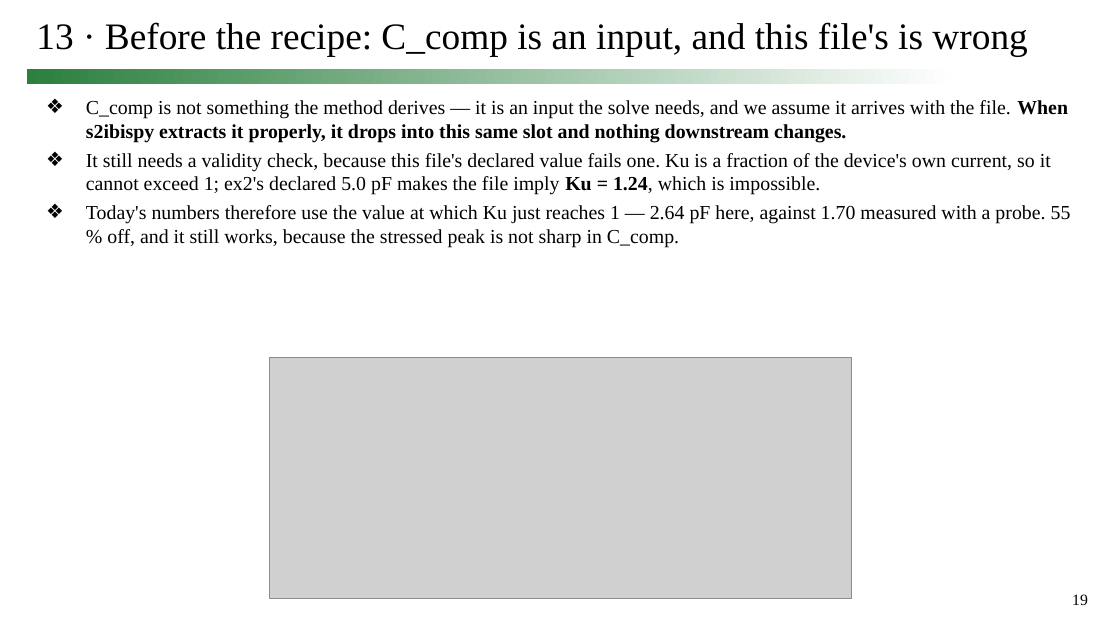
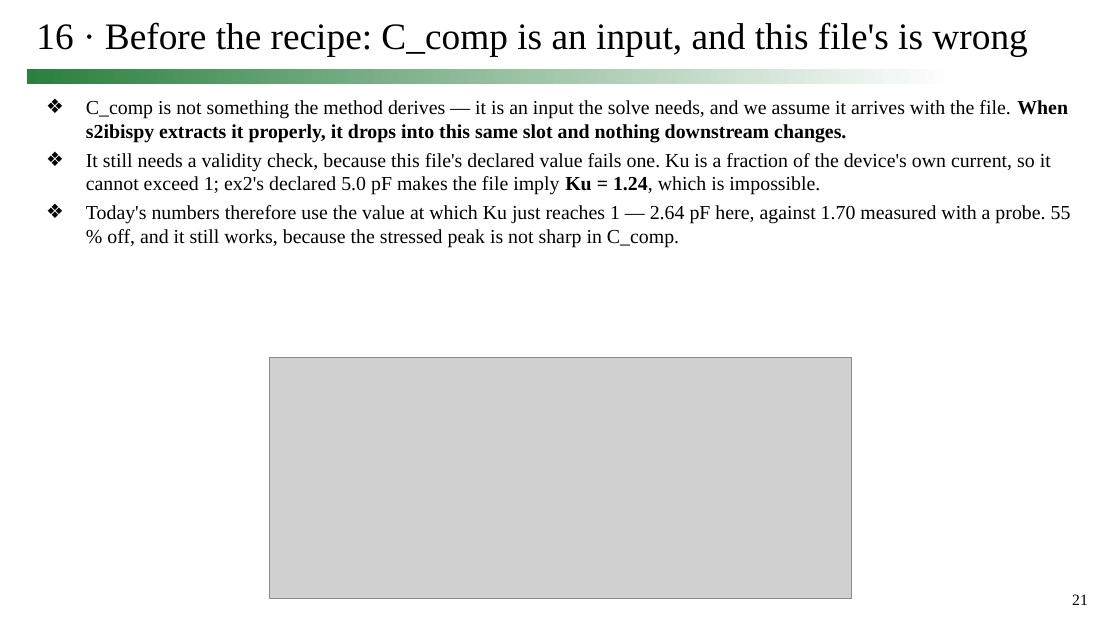
Before and after one commit to simon9721/ibis_comparison, a slide deck: slide 21 of results/meeting_deck_2026-09-24/0924_track1_story.pptx (slide 19 before the commit). Drawn at 1120x630 pixels with LibreOffice and Linux fonts; fonts in the diff are those of the drawing; grey boxes stand for pictures. Boxes give left, top, right and bottom in pixels: in the first picture for what was removed or moved away, otherwise in the second. Text is boxed around its words. In the diff, an @@ line names an element or a change of style, - is before the commit and + after.

```diff
--- a/results/meeting_deck_2026-09-24/0924_track1_story.pptx
+++ b/results/meeting_deck_2026-09-24/0924_track1_story.pptx
@@ title at (x1=36, y1=22, x2=1027, y2=57): text changed @@
-13 · Before the recipe: C_comp is an input, and this file's is wrong
+16 · Before the recipe: C_comp is an input, and this file's is wrong
@@ page number at (x1=1072, y1=594, x2=1088, y2=605): text changed @@
-19
+21
```
Also in this commit, not shown: 10 other slides changed, 3 slides added, 1 slide removed, 7 other files.
